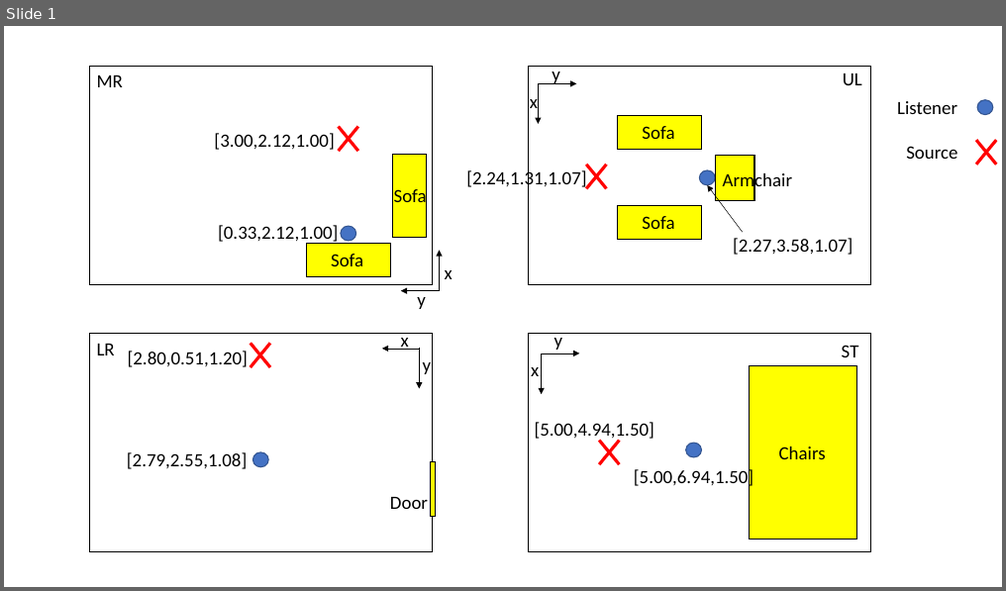
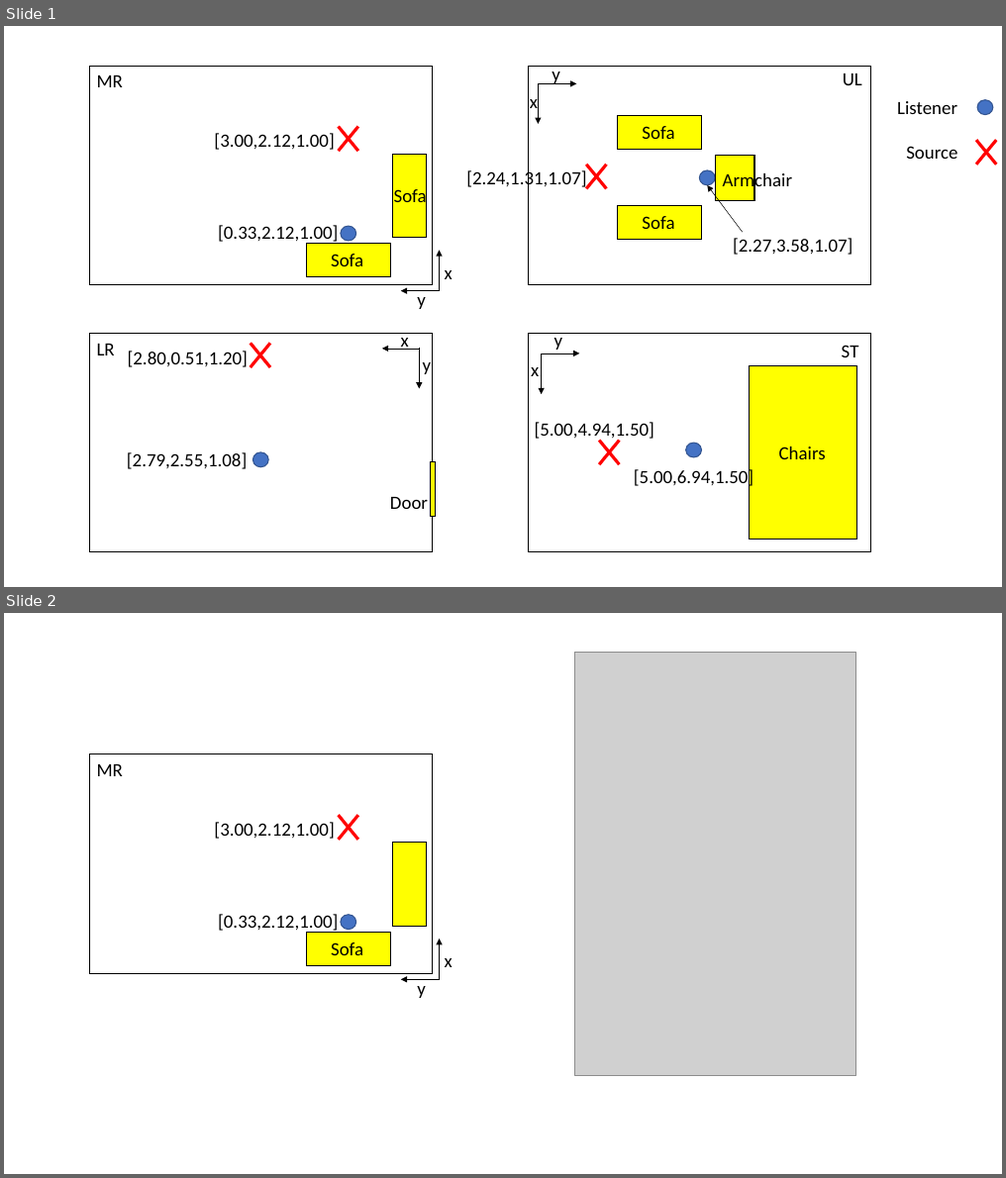
Before and after one commit to Muhammad-Hazimi-Yusri/AVVR-Pipeline-Internship, a slide deck: Positions_in_Rooms.pptx. Shown one above the other, each under a label of ours: slide 1 before the commit, slides 1 and 2 after it. The pictures are 1006x591 and 1006x1178 pixels, drawn with LibreOffice and Linux fonts; fonts in the diff are those of the drawing; grey boxes stand for pictures. Boxes give left, top, right and bottom in pixels: in the first picture for what was removed or moved away, otherwise in the second. Text is boxed around its words. In the diff, an @@ line names an element or a change of style, - is before the commit and + after.

```diff
--- a/Positions_in_Rooms.pptx
+++ b/Positions_in_Rooms.pptx
@@ slide 2 added at [4,613,1002,1174], background #FFFFFF @@
@@ picture added at [575,652,856,1076] @@
@@ rectangle added at [89,755,433,973], outline #000000 1 pt @@
@@ text added at [97,764,123,776], 18 pt, text #000000 @@
+MR
@@ line added from (339, 815) to (358, 840), #FF0000 3 pt @@
@@ line added from (358, 815) to (339, 840), #FF0000 3 pt @@
@@ text added at [214,822,334,839], 18 pt, text #000000 @@
+[3.00,2.12,1.00]
@@ rectangle added at [393,843,427,926], fill #FFFF00, outline #000000 1 pt @@
@@ text added at [218,914,338,933], 18 pt, text #000000 @@
+[0.33,2.12,1.00]
@@ rectangle added at [307,932,390,965], fill #FFFF00, outline #000000 1 pt @@
@@ ellipse added at [341,915,356,930], fill #4472C4, outline #325491 1 pt @@
@@ arrow added from (439, 980) to (439, 939), #000000 0.5 pt @@
@@ text added at [331,943,363,956], 18 pt, text #000000 @@
+Sofa
@@ text added at [445,959,452,967], 18 pt, text #000000 @@
+x
@@ arrow added from (439, 980) to (401, 980), #000000 0.5 pt @@
@@ text added at [417,979,426,998], 18 pt, text #000000 @@
+y
```
Also in this commit, not shown: 4 other slides added, 40 other files.
